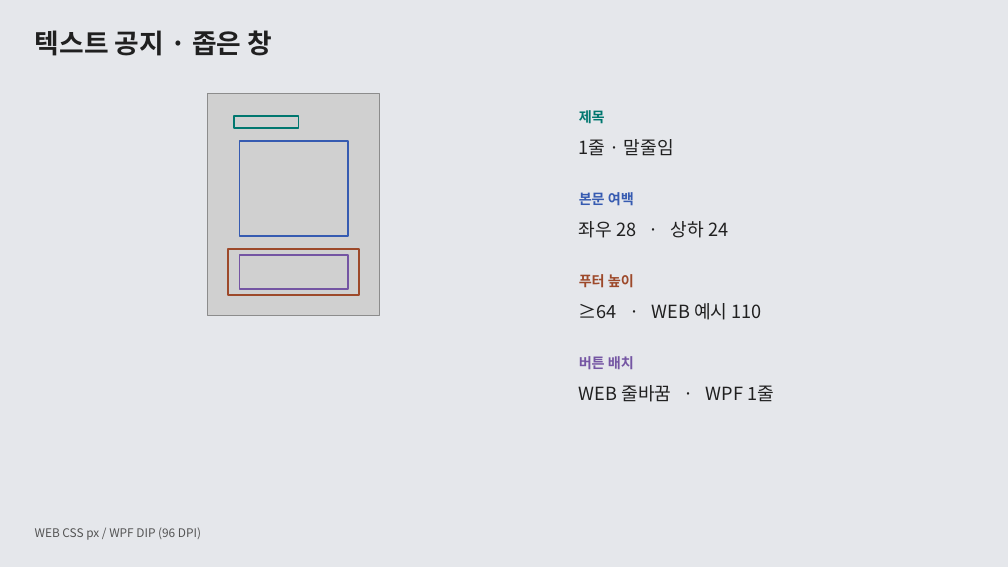
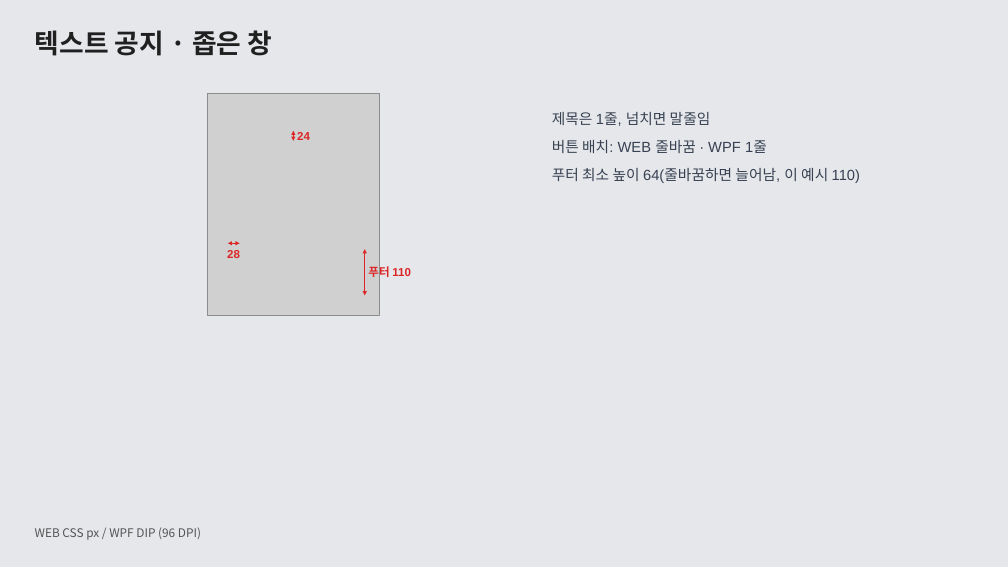
Before and after one commit to ok-sy/WPF_WindowsPopupWithC_proto, a slide deck: slide 3 of docs/design/61_popup_layout_guide/공통 팝업 UI 가이드 · WEB과 WPF.pptx. Drawn at 1008x567 pixels with LibreOffice and Linux fonts; fonts in the diff are those of the drawing; grey boxes stand for pictures. Boxes give left, top, right and bottom in pixels: in the first picture for what was removed or moved away, otherwise in the second. Text is boxed around its words. In the diff, an @@ line names an element or a change of style, - is before the commit and + after.

```diff
--- a/docs/design/61_popup_layout_guide/공통 팝업 UI 가이드 · WEB과 WPF.pptx
+++ b/docs/design/61_popup_layout_guide/공통 팝업 UI 가이드 · WEB과 WPF.pptx
@@ rectangle removed at [234,116,299,129] @@
@@ text added at [552,112,860,183], 14 pt, text #374151 @@
+제목은 1줄, 넘치면 말줄임
+버튼 배치: WEB 줄바꿈 · WPF 1줄
+푸터 최소 높이 64(줄바꿈하면 늘어남, 이 예시 110)
@@ text removed at [579,110,605,124] @@
-제목
@@ rectangle removed at [240,141,348,237] @@
@@ double arrow added from (293, 131) to (293, 141), #DC2626 1.25 pt @@
@@ text added at [297,132,310,140], 11 pt, text #DC2626, bold @@
+24
@@ text removed at [579,139,674,156] @@
-1줄 · 말줄임
@@ text removed at [579,192,634,206] @@
-본문 여백
@@ text removed at [579,221,728,238] @@
-좌우 28 · 상하 24
@@ text added at [227,250,240,258], 11 pt, text #DC2626, bold @@
+28
@@ rectangle removed at [228,249,358,295] @@
@@ double arrow added from (228, 243) to (240, 243), #DC2626 1.25 pt @@
@@ rectangle removed at [240,255,348,289] @@
@@ double arrow added from (364, 250) to (364, 296), #DC2626 1.25 pt @@
@@ text added at [368,264,411,280], 11 pt, text #DC2626, bold @@
+푸터 110
@@ text removed at [579,274,634,288] @@
-푸터 높이
@@ text removed at [579,303,762,320] @@
-≥64 · WEB 예시 110
@@ text removed at [579,356,634,370] @@
-버튼 배치
@@ text removed at [579,385,774,402] @@
-WEB 줄바꿈 · WPF 1줄
```
Also in this commit, not shown: 8 other slides changed, 1 other file.
